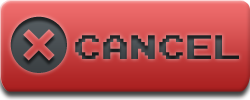
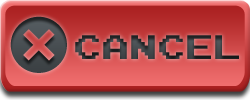
Before/after of a 250px x 100px layered artwork. What changed in the layer stack:
added layer "Color Fill 1 copy 2" above "Color Fill 1" over [left=5, top=5, right=245, bottom=86]
